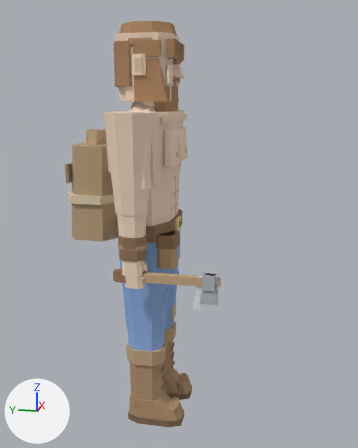
What one commit did to the OBJ model src/models/villager_male.obj.
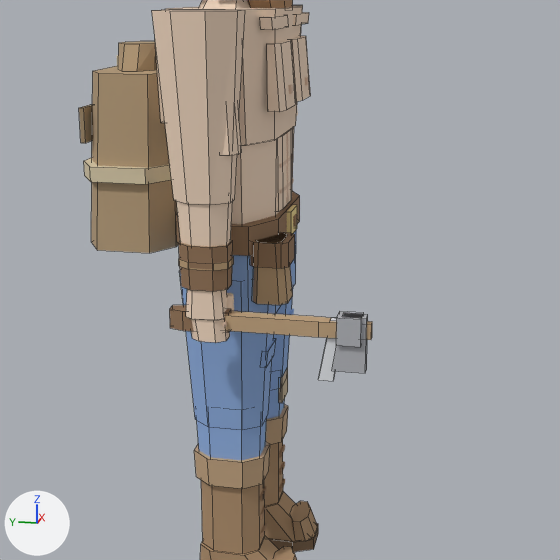
Each version is shown whole from a camera (50 mm lens) standing at (-2.1, -0.548, 1.437) and looking at (0.007, -0.127, 0.911), then close up on the part from 6% to 89% of the width and 24% to 90% of the height. Lighting does not change. The marker at lower left points along +X, +Y and +Z. The older version's two pictures come first. The close-ups show mesh edges as thin lines. Where no turn or scale is listed for an object, it has been applied to the vertices.

The scene before the commit, as lines of its bpy script (objects in view):
```python
ob_arm_r_lower_tool_edge = bpy.data.objects.new('Arm.R.Lower.Tool.Edge', me_arm_r_lower_tool_edge)
ob_arm_r_lower_tool_edge.location = (0.0, 0.0, 0.0)
ob_arm_r_lower_tool_grip = bpy.data.objects.new('Arm.R.Lower.Tool.Grip', me_arm_r_lower_tool_grip)
ob_arm_r_lower_tool_grip.location = (0.0, 0.0, 0.0)
ob_arm_r_lower_tool_handle = bpy.data.objects.new('Arm.R.Lower.Tool.Handle', me_arm_r_lower_tool_handle)
ob_arm_r_lower_tool_handle.location = (0.0, 0.0, 0.0)
ob_arm_r_lower_tool_head = bpy.data.objects.new('Arm.R.Lower.Tool.Head', me_arm_r_lower_tool_head)
ob_arm_r_lower_tool_head.location = (0.0, 0.0, 0.0)
ob_arm_r_lower_tool_wedge = bpy.data.objects.new('Arm.R.Lower.Tool.Wedge', me_arm_r_lower_tool_wedge)
ob_arm_r_lower_tool_wedge.location = (0.0, 0.0, 0.0)
ob_load_top = bpy.data.objects.new('Load.Top', me_load_top)
ob_load_top.location = (0.0, 0.0, 0.0)
# also in view: 'Arm.R.Lower.Fingers' at (-0.292, -0.003, 0.745); 'Chest.Pec.R' at (-0.091, -0.121, 1.26); 'Belt.Pouch.Flap' at (-0.155, -0.111, 0.883); 'Chest.Pec.L' at (0.091, -0.121, 1.26); 'Arm.R' at (-0.302, 0.0, 1.21)
```
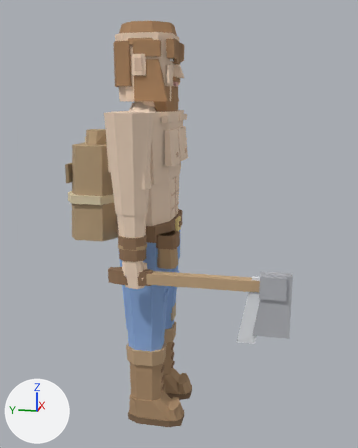
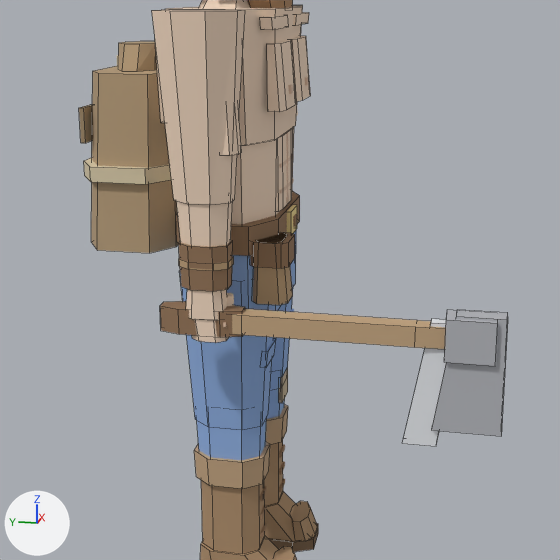
Pixel boxes [x1, y1, x2, y2] of what changed, in the close-ups (560 x 560 px):
'Arm.R.Lower.Tool.Head', reshaped (108% wider, 108% taller)
    before: [332, 313, 368, 373]
    after: [432, 310, 508, 436]
'Arm.R.Lower.Tool.Handle', reshaped
    before: [224, 311, 372, 340]
    after: [232, 309, 446, 349]
'Arm.R.Lower.Tool.Edge', reshaped (120% wider, 100% taller)
    before: [318, 318, 337, 381]
    after: [403, 319, 446, 446]
'Arm.R.Lower.Tool.Wedge', moved, rescaled (90% wider, 54% taller)
    before: [336, 311, 364, 347]
    after: [444, 310, 498, 366]
'Arm.R.Lower.Tool.Grip', reshaped (39% wider, 32% taller)
    before: [170, 305, 231, 332]
    after: [160, 301, 245, 337]

The change, as a diff of the scene's bpy script:
```diff
--- a/src/models/villager_male.obj.py
+++ b/src/models/villager_male.obj.py
@@ me_arm_r_lower_tool_edge @@
-me_arm_r_lower_tool_edge.from_pydata(...)  # 8 vertices, 6 faces; spans x -0.298..-0.284, y -0.292..-0.24, z 0.645..0.78
-me_arm_r_lower_tool_edge.vertices[0].co = (-0.298, -0.24, 0.645)  # pixel (318, 379)
-me_arm_r_lower_tool_edge.vertices[1].co = (-0.298, -0.272, 0.645)  # pixel (333, 381)
-me_arm_r_lower_tool_edge.vertices[2].co = (-0.284, -0.272, 0.645)  # pixel (334, 378)
-me_arm_r_lower_tool_edge.vertices[3].co = (-0.284, -0.24, 0.645)  # pixel (319, 377)
-me_arm_r_lower_tool_edge.vertices[4].co = (-0.298, -0.265, 0.78)  # pixel (330, 319)
-me_arm_r_lower_tool_edge.vertices[5].co = (-0.298, -0.292, 0.78)
-me_arm_r_lower_tool_edge.vertices[6].co = (-0.284, -0.292, 0.78)
-me_arm_r_lower_tool_edge.vertices[7].co = (-0.284, -0.265, 0.78)  # pixel (331, 317)
+me_arm_r_lower_tool_edge.from_pydata(...)  # 8 vertices, 6 faces; spans x -0.302..-0.28, y -0.53..-0.42, z 0.52..0.79
+# me_arm_r_lower_tool_edge part 1
+me_arm_r_lower_tool_edge.vertices[0].co = (-0.302, -0.42, 0.52)  # pixel (402, 443)
+me_arm_r_lower_tool_edge.vertices[1].co = (-0.302, -0.49, 0.52)  # pixel (436, 446)
+me_arm_r_lower_tool_edge.vertices[2].co = (-0.28, -0.49, 0.52)  # pixel (436, 441)
+me_arm_r_lower_tool_edge.vertices[3].co = (-0.28, -0.42, 0.52)  # pixel (403, 438)
+me_arm_r_lower_tool_edge.vertices[4].co = (-0.302, -0.47, 0.79)  # pixel (431, 322)
+me_arm_r_lower_tool_edge.vertices[5].co = (-0.302, -0.53, 0.79)
+me_arm_r_lower_tool_edge.vertices[6].co = (-0.28, -0.53, 0.79)
+me_arm_r_lower_tool_edge.vertices[7].co = (-0.28, -0.47, 0.79)  # pixel (431, 318)
 me_arm_r_lower_tool_edge.materials.append(mat_steel)
@@ me_arm_r_lower_tool_grip @@
-me_arm_r_lower_tool_grip.from_pydata(...)  # 16 vertices, 10 faces; spans x -0.311..-0.271, y -0.05..0.08, z 0.738..0.782
+me_arm_r_lower_tool_grip.from_pydata(...)  # 16 vertices, 10 faces; spans x -0.317..-0.265, y -0.08..0.1, z 0.732..0.788
+# me_arm_r_lower_tool_grip part 2: 16 of 16 vertices moved; they spanned x -0.311..-0.271, y -0.05..0.08, z 0.738..0.782 and now span x -0.317..-0.265, y -0.08..0.1, z 0.732..0.788; mean shift (0.0, -0.005, 0.0)
 me_arm_r_lower_tool_grip.materials.append(mat_leather)
@@ me_arm_r_lower_tool_handle @@
-me_arm_r_lower_tool_handle.from_pydata(...)  # 16 vertices, 10 faces; spans x -0.306..-0.276, y -0.35..0.08, z 0.743..0.777
+me_arm_r_lower_tool_handle.from_pydata(...)  # 16 vertices, 10 faces; spans x -0.311..-0.271, y -0.62..0.1, z 0.738..0.782
+# me_arm_r_lower_tool_handle part 3: 16 of 16 vertices moved; they spanned x -0.306..-0.276, y -0.35..0.08, z 0.743..0.777 and now span x -0.311..-0.271, y -0.62..0.1, z 0.738..0.782; mean shift (0.0, -0.125, 0.0)
 me_arm_r_lower_tool_handle.materials.append(mat_wood)
@@ me_arm_r_lower_tool_head @@
-me_arm_r_lower_tool_head.from_pydata(...)  # 8 vertices, 6 faces; spans x -0.303..-0.279, y -0.34..-0.27, z 0.67..0.79
-me_arm_r_lower_tool_head.vertices[0].co = (-0.303, -0.27, 0.67)  # pixel (331, 370)
-me_arm_r_lower_tool_head.vertices[1].co = (-0.303, -0.34, 0.67)  # pixel (365, 373)
-me_arm_r_lower_tool_head.vertices[2].co = (-0.279, -0.34, 0.67)  # pixel (366, 369)
-me_arm_r_lower_tool_head.vertices[3].co = (-0.279, -0.27, 0.67)
-me_arm_r_lower_tool_head.vertices[4].co = (-0.303, -0.29, 0.79)  # pixel (342, 316)
-me_arm_r_lower_tool_head.vertices[5].co = (-0.303, -0.34, 0.79)  # pixel (366, 318)
-me_arm_r_lower_tool_head.vertices[6].co = (-0.279, -0.34, 0.79)  # pixel (367, 314)
-me_arm_r_lower_tool_head.vertices[7].co = (-0.279, -0.29, 0.79)  # pixel (343, 312)
+me_arm_r_lower_tool_head.from_pydata(...)  # 8 vertices, 6 faces; spans x -0.311..-0.271, y -0.62..-0.48, z 0.56..0.81
+# me_arm_r_lower_tool_head part 4
+me_arm_r_lower_tool_head.vertices[0].co = (-0.311, -0.48, 0.56)  # pixel (431, 430)
+me_arm_r_lower_tool_head.vertices[1].co = (-0.311, -0.62, 0.56)  # pixel (501, 436)
+me_arm_r_lower_tool_head.vertices[2].co = (-0.271, -0.62, 0.56)  # pixel (501, 427)
+me_arm_r_lower_tool_head.vertices[3].co = (-0.271, -0.48, 0.56)
+me_arm_r_lower_tool_head.vertices[4].co = (-0.311, -0.52, 0.81)  # pixel (456, 316)
+me_arm_r_lower_tool_head.vertices[5].co = (-0.311, -0.62, 0.81)  # pixel (508, 319)
+me_arm_r_lower_tool_head.vertices[6].co = (-0.271, -0.62, 0.81)  # pixel (507, 312)
+me_arm_r_lower_tool_head.vertices[7].co = (-0.271, -0.52, 0.81)  # pixel (457, 309)
 me_arm_r_lower_tool_head.materials.append(mat_iron)
@@ me_arm_r_lower_tool_wedge @@
-me_arm_r_lower_tool_wedge.from_pydata(...)  # 8 vertices, 6 faces; spans x -0.311..-0.271, y -0.33..-0.28, z 0.73..0.79
+me_arm_r_lower_tool_wedge.from_pydata(...)  # 8 vertices, 6 faces; spans x -0.321..-0.261, y -0.6..-0.5, z 0.715..0.805
+# me_arm_r_lower_tool_wedge part 5: the whole mesh is scaled about its middle by (1.5, 2, 1.5), then moved by (0.0, -0.245, 0.0)
 me_arm_r_lower_tool_wedge.materials.append(mat_iron)
```
